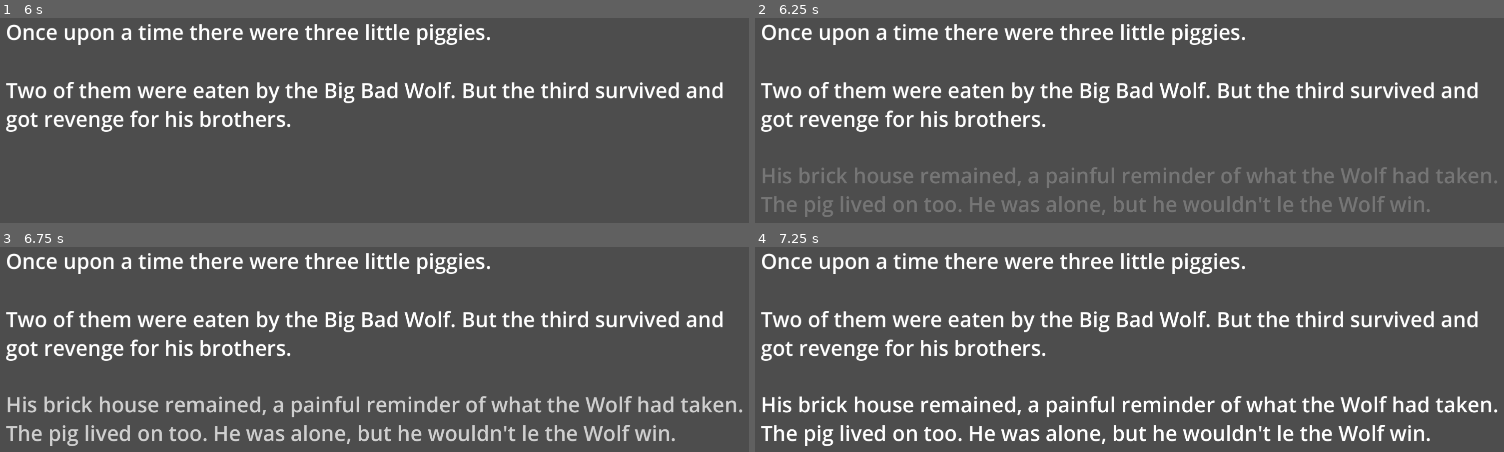
Above: before the commit, frames 1-4 (two rows, left to right).
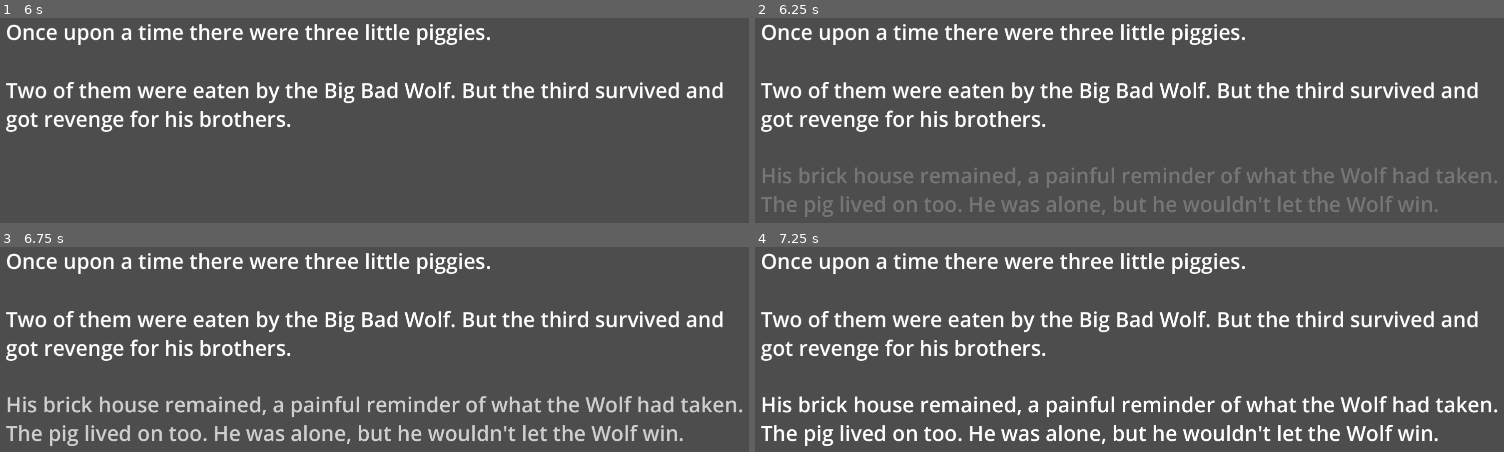
Above: after the commit, the same moments.

Repository: VeryVeryCoolName/atestathorror
Game: Godot game, scene res://Scenes/outro_lore.tscn
Same seed, same stepped clock (60 frames per second), same inputs: the game is played once before the commit and once after it. This scene is started directly instead of the project's main scene. Sound files missing from this copy of the repository are replaced by a short silence.
Inputs:
- Up to frame 1 (6 s): hold D (MoveRight) 0.53-1.28 s; tap Z (Attack) every 0.75 s from 0.6 to 5.85 s; tap Enter at 1.25, 2.75, 5 s; hold S (MoveDown) 1.28-2.03 s; tap Space at 2, 4.25, 5.75 s; hold D (MoveRight) 2.03-2.78 s; hold W (MoveUp) 2.78-3.53 s; hold A (MoveLeft) 3.53-5.03 s; hold S (MoveDown) 5.03-5.78 s; hold D (MoveRight) from 5.78 s (still down)
- Up to frame 2 (6.25 s): keep holding D (MoveRight)
- Up to frame 3 (6.75 s): release D (MoveRight) at 6.53 s; hold W (MoveUp) from 6.53 s (still down); tap Z (Attack) at 6.6 s
- Up to frame 4 (7.25 s): keep holding W (MoveUp)

Frame 1 is identical in both runs. In frame 2, 0.5% of the frame differs, in the area x 72-92%, y 86-95%; in frame 3, 0.7%; in frame 4, 0.8%, in the area x 71-92%, y 86-96%.

Commit message:
Integrare OUTRO

Diff:
--- a/Scenes/outro_lore.tscn
+++ b/Scenes/outro_lore.tscn
@@ -106,7 +106,7 @@
 &"fade_in5": SubResource("Animation_bwek8")
 }
 
-[node name="Control" type="Control" node_paths=PackedStringArray("animationPlayer1", "animationPlayer2", "animationPlayer3", "animationPlayer4", "animationPlayer5")]
+[node name="Control" type="Control" node_paths=PackedStringArray("animationPlayer1", "animationPlayer2", "animationPlayer3", "animationPlayer5")]
 layout_mode = 3
 anchors_preset = 15
 anchor_right = 1.0
@@ -117,7 +117,6 @@
 animationPlayer1 = NodePath("RichTextLabel6/AnimationPlayer")
 animationPlayer2 = NodePath("RichTextLabel5/AnimationPlayer")
 animationPlayer3 = NodePath("RichTextLabel4/AnimationPlayer")
-animationPlayer4 = NodePath("")
 animationPlayer5 = NodePath("RichTextLabel2/AnimationPlayer")
 
 [node name="RichTextLabel" type="RichTextLabel" parent="."]
@@ -167,7 +166,7 @@
 offset_right = 1870.0
 offset_bottom = 525.0
 theme_override_font_sizes/normal_font_size = 50
-text = "His brick house remained, a painful reminder of what the Wolf had taken. The pig lived on too. He was alone, but he wouldn't le the Wolf win."
+text = "His brick house remained, a painful reminder of what the Wolf had taken. The pig lived on too. He was alone, but he wouldn't let the Wolf win."
 
 [node name="AnimationPlayer" type="AnimationPlayer" parent="RichTextLabel4"]
 libraries = {
--- a/Scripts/boss_phase2.gd
+++ b/Scripts/boss_phase2.gd
@@ -171,3 +171,4 @@
 		healthBar.get_parent().hide()
 	death.emit()
 	queue_free()
+	get_tree().change_scene_to_file("res://Scenes/outro_lore.tscn")
Not shown: 1 places in Scenes/outro_lore.tscn that only renumber resources
